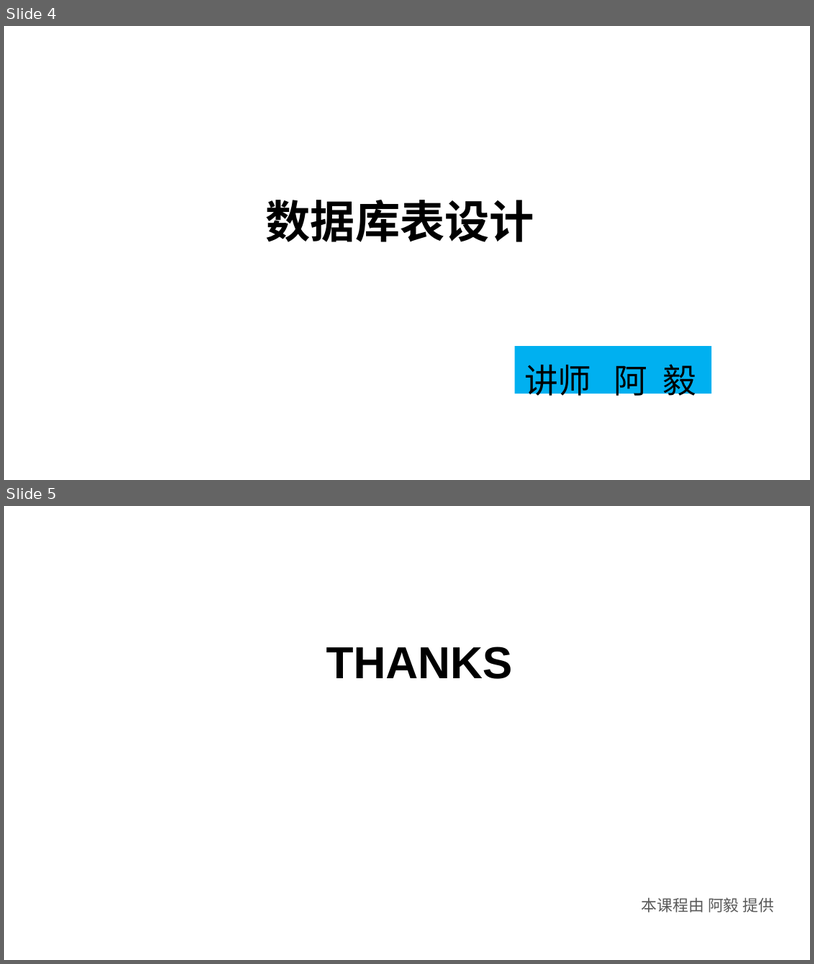
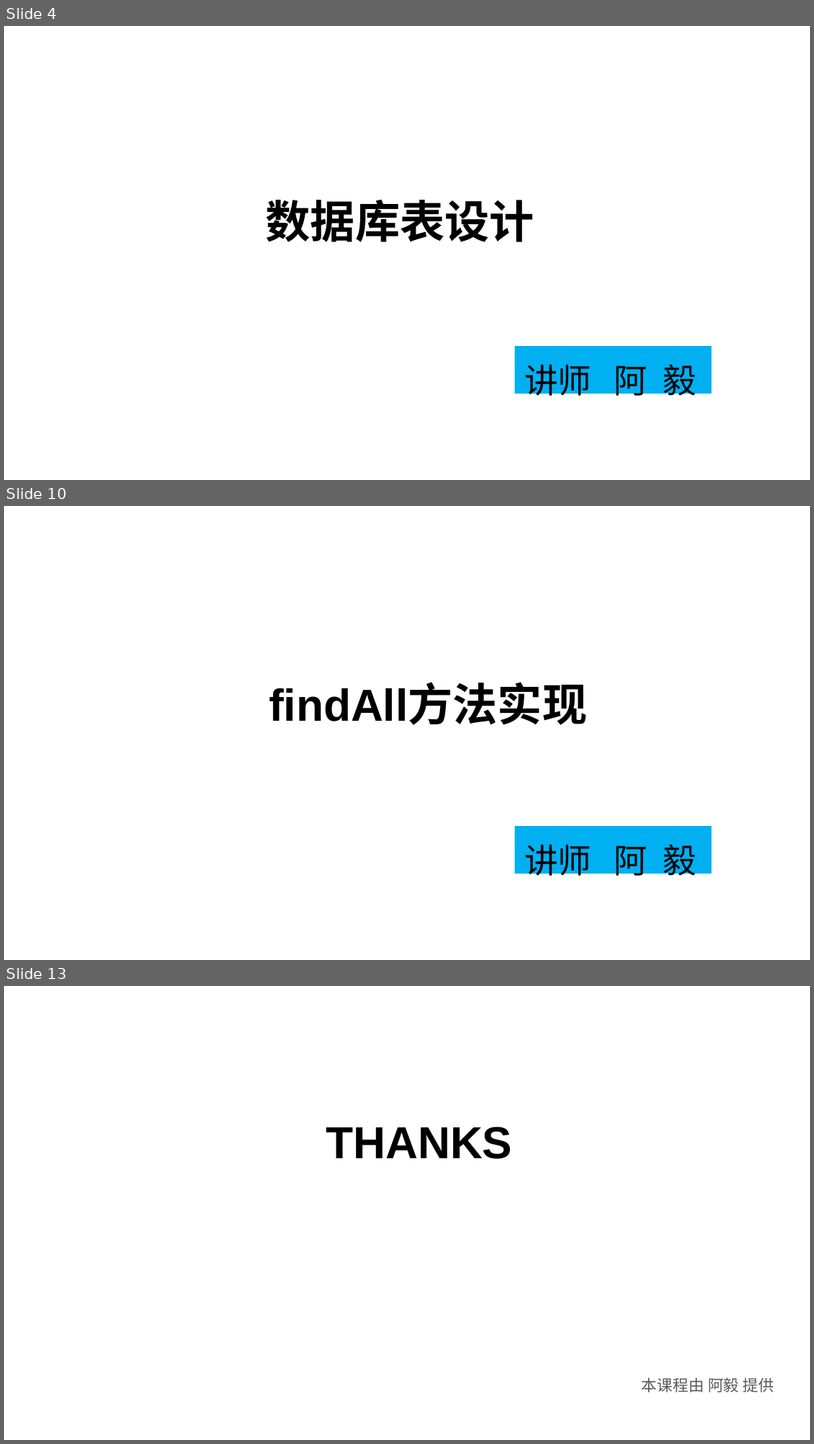
Before and after one commit to huangwenyi10/high-concurrency-praise, a slide deck: doc/SpringBoot+Redis+MQ实现高并发点赞功能.ppt. Shown one above the other, each under a label of ours: slides 4 and 5 before the commit, slides 4, 10 and 13 after it; the slides between them are not shown. The pictures are 814x964 and 814x1444 pixels, drawn with LibreOffice and Linux fonts; fonts in the diff are those of the drawing; background and template pictures are left out. Boxes give left, top, right and bottom in pixels: in the first picture for what was removed or moved away, otherwise in the second. Text is boxed around its words. In the diff, an @@ line names an element or a change of style, - is before the commit and + after.

```diff
--- a/doc/SpringBoot+Redis+MQ实现高并发点赞功能.ppt
+++ b/doc/SpringBoot+Redis+MQ实现高并发点赞功能.ppt
@@ slide 10 added at (4, 506, 810, 960), background picture (left out) @@
@@ text added at (269, 685, 587, 725), 40 pt, text #000000, bold @@
+findAll方法实现
@@ rectangle added at (515, 826, 712, 874), fill #00B0F0 @@
@@ text added at (525, 844, 697, 881), 30 pt, text #000000 @@
+讲师 阿 毅
@@ what was slide 5 is now slide 13 @@
```
Also in this commit, not shown: 7 other slides added, 21 other files.
